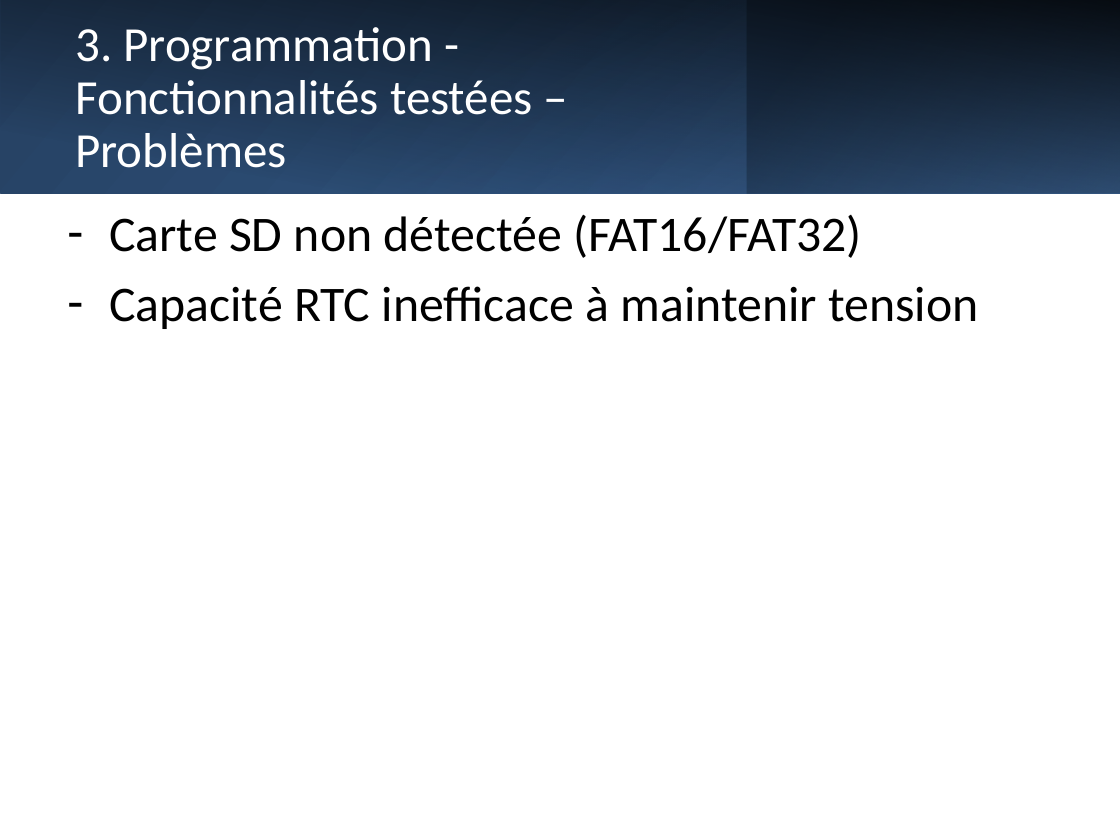
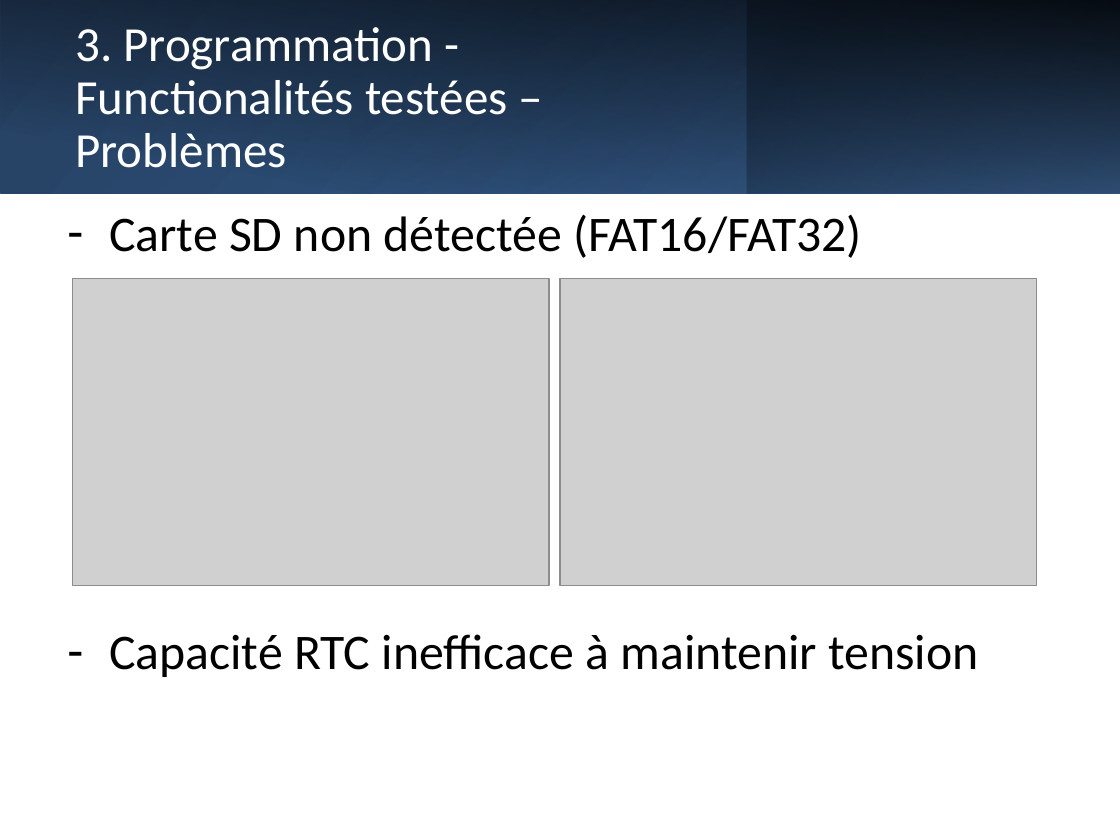
Before and after one commit to Sweedy3960/2414_SPB7_DOC, a slide deck: slide 11 of Doc/2414_Presentation.pptx. Drawn at 1120x840 pixels with LibreOffice and Linux fonts; fonts in the diff are those of the drawing; grey boxes stand for pictures. Boxes give left, top, right and bottom in pixels: in the first picture for what was removed or moved away, otherwise in the second. Text is boxed around its words. In the diff, an @@ line names an element or a change of style, - is before the commit and + after.

```diff
--- a/Doc/2414_Presentation.pptx
+++ b/Doc/2414_Presentation.pptx
@@ title at (x1=75, y1=27, x2=508, y2=168): text changed @@
-3. Programmation - Fonctionnalités testées – Problèmes
+3. Programmation - Functionalités testées – Problèmes
@@ text "Carte SD non détectée (FAT16/FAT32)" rewrapped from (x1=109, y1=215, x2=978, y2=329) to (x1=109, y1=215, x2=978, y2=677) @@
@@ picture added at (x1=72, y1=279, x2=549, y2=586) @@
@@ picture added at (x1=560, y1=279, x2=1037, y2=586) @@
```
Also in this commit, not shown: 13 other slides changed, 2 slides added, 1 other file.
